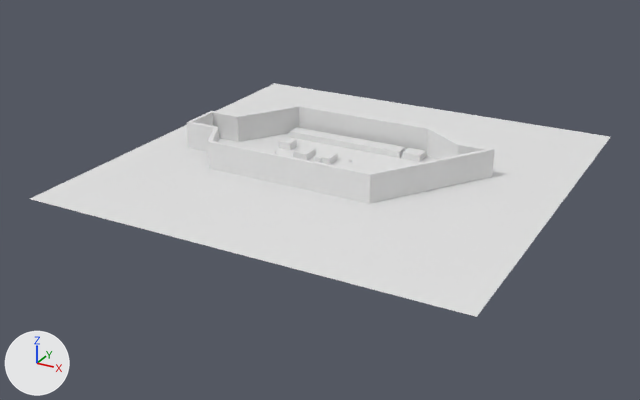
The Blender file Assets/Levels/Mall.blend, before and after one commit.
Camera for both pictures: a 50 mm camera at (198.0, -390.0, 172.0) aimed at (-8.0, -17.0, -15.0). The axes (+X, +Y, +Z) are drawn at lower left. The lights are the same throughout. The older version comes first.
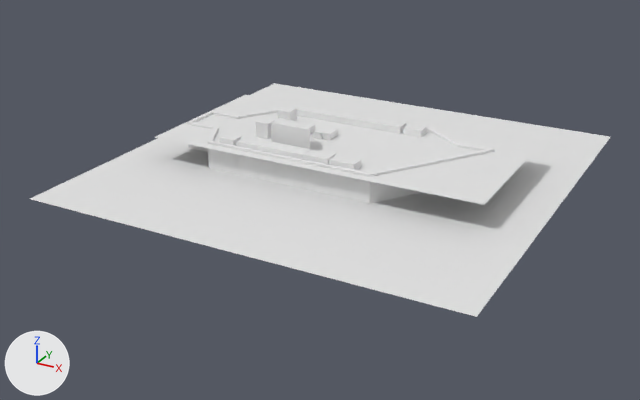
Where the newer file only moved an object's origin or applied its transform, the numbers keep the older frame.

The change, as a diff of the scene's bpy script:
```diff
--- a/Assets/Levels/Mall.blend.py
+++ b/Assets/Levels/Mall.blend.py
@@ me_cube_002 @@
 # used by ob_cube; location = (-26.5, 27.3, 1.9); scale = (22.9, 4.16, 1.73)
-me_cube_002.from_pydata(...)  # 8 vertices, 6 faces; spans x -1.0..1.0, y -1.0..1.0, z -1.0..1.0
+me_cube_002.from_pydata(...)  # 8 vertices, 6 faces; spans x -1.0..1.0, y -1.0..1.0, z -2.0..9.04
+# me_cube_002 part 1: the whole mesh is scaled about its middle by (1, 1, 5.52), then moved by (0.0, 0.0, 3.52)
@@ me_cube_003 @@
 # used by ob_cube_001; location = (2.5, 27.4, 1.9); scale = (6.16, 4.17, 1.73)
-me_cube_003.from_pydata(...)  # 8 vertices, 6 faces; spans x -1.0..1.0, y -1.0..1.0, z -1.0..1.0
+me_cube_003.from_pydata(...)  # 8 vertices, 6 faces; spans x -1.0..1.0, y -1.0..1.0, z -2.0..9.04
+# me_cube_003 part 2: the whole mesh is scaled about its middle by (1, 1, 5.52), then moved by (0.0, 0.0, 3.52)
@@ me_cube_005 @@
 # used by ob_cube_003; location = (13.9, 27.4, 1.9); scale = (6.16, 4.17, 1.73)
-me_cube_005.from_pydata(...)  # 8 vertices, 6 faces; spans x -0.85..0.85, y -1.0..1.0, z -1.0..1.0
+me_cube_005.from_pydata(...)  # 8 vertices, 6 faces; spans x -0.85..0.85, y -1.0..1.0, z -2.0..9.04
+# me_cube_005 part 3: the whole mesh is scaled about its middle by (1, 1, 5.52), then moved by (0.0, 0.0, 3.52)
@@ me_cube_006 @@
 # used by ob_cube_004; location = (26.1, 27.4, 1.9); scale = (6.16, 4.17, 1.73)
-me_cube_006.from_pydata(...)  # 8 vertices, 6 faces; spans x -0.83..0.83, y -1.0..1.0, z -1.0..1.0
+me_cube_006.from_pydata(...)  # 8 vertices, 6 faces; spans x -0.83..0.83, y -1.0..1.0, z -2.0..9.04
+# me_cube_006 part 4: the whole mesh is scaled about its middle by (1, 1, 5.52), then moved by (0.0, 0.0, 3.52)
@@ me_cube_004 @@
 # used by ob_cube_008; location = (-22.5, -19.4, 0.6); scale = (4.19, 4.19, 4.19)
-me_cube_004.from_pydata(...)  # 8 vertices, 6 faces; spans x -2.34..3.09, y -1.0..1.0, z -1.0..1.0
+me_cube_004.from_pydata(...)  # 8 vertices, 6 faces; spans x -2.34..3.09, y -1.0..1.0, z -0.73..5.98
+# me_cube_004 part 5: the whole mesh is scaled about its middle by (1, 1, 3.35), then moved by (0.0, 0.0, 2.62)
@@ me_plane_002 @@
+me_plane_002.from_pydata([(-0.8, -0.39, 0.0), (0.8, -0.39, 0.0), (-0.8, 0.39, 0.0), (0.8, 0.39, 0.0)], [], [(0, 1, 3, 2)])
+me_plane_002.materials.append(mat_concretefloor)  # white #e7e7e7
@@ ob_cube_005 @@
 ob_cube_005 = bpy.data.objects.new('Cube.005', me_cube_009)
-ob_cube_005.location = (-26.5, -2.9, 1.9)
-ob_cube_005.scale = (4.53, 4.69, 1.73)
+ob_cube_005.location = (-26.5, -2.9, 5.5)
+ob_cube_005.scale = (4.53, 4.69, 12.1)
@@ ob_cube_006 @@
 ob_cube_006 = bpy.data.objects.new('Cube.006', me_cube_010)
-ob_cube_006.location = (-14.1, -2.5, 1.9)
-ob_cube_006.scale = (4.53, 4.69, 1.73)
+ob_cube_006.location = (-14.1, -2.5, 5.5)
+ob_cube_006.scale = (4.53, 4.69, 12.1)
@@ ob_plane_002 @@
+ob_plane_002 = bpy.data.objects.new('Plane.002', me_plane_002)
+ob_plane_002.location = (-1.3, -0.4, 13.9)
+ob_plane_002.scale = (113.0, 113.0, 113.0)
```

Boxes [x1, y1, x2, y2] around the edits, measured in the pictures (640 x 400 px):
'Plane.002', added
    after: [155, 95, 541, 205]
'Cube', moved, rescaled
    before: [290, 127, 368, 151]
    after: [291, 104, 368, 127]
'Cube.008', moved, rescaled (not visible before)
    after: [271, 118, 310, 149]
'Cube.006', moved, rescaled
    before: [313, 151, 338, 164]
    after: [313, 126, 338, 140]
'Cube.004', moved, rescaled
    before: [402, 148, 426, 162]
    after: [403, 123, 427, 137]
'Cube.001', moved, rescaled
    before: [361, 140, 387, 154]
    after: [362, 116, 388, 131]
'Cube.003', moved, rescaled
    before: [381, 144, 405, 158]
    after: [382, 120, 406, 134]
'Cube.005', moved, rescaled (mostly hidden afterwards)
    before: [293, 146, 316, 160]
    after: [304, 122, 316, 134]
'Circle', unchanged, covered by the edit
    before: [187, 105, 495, 204]
    after: [187, 106, 495, 204]
